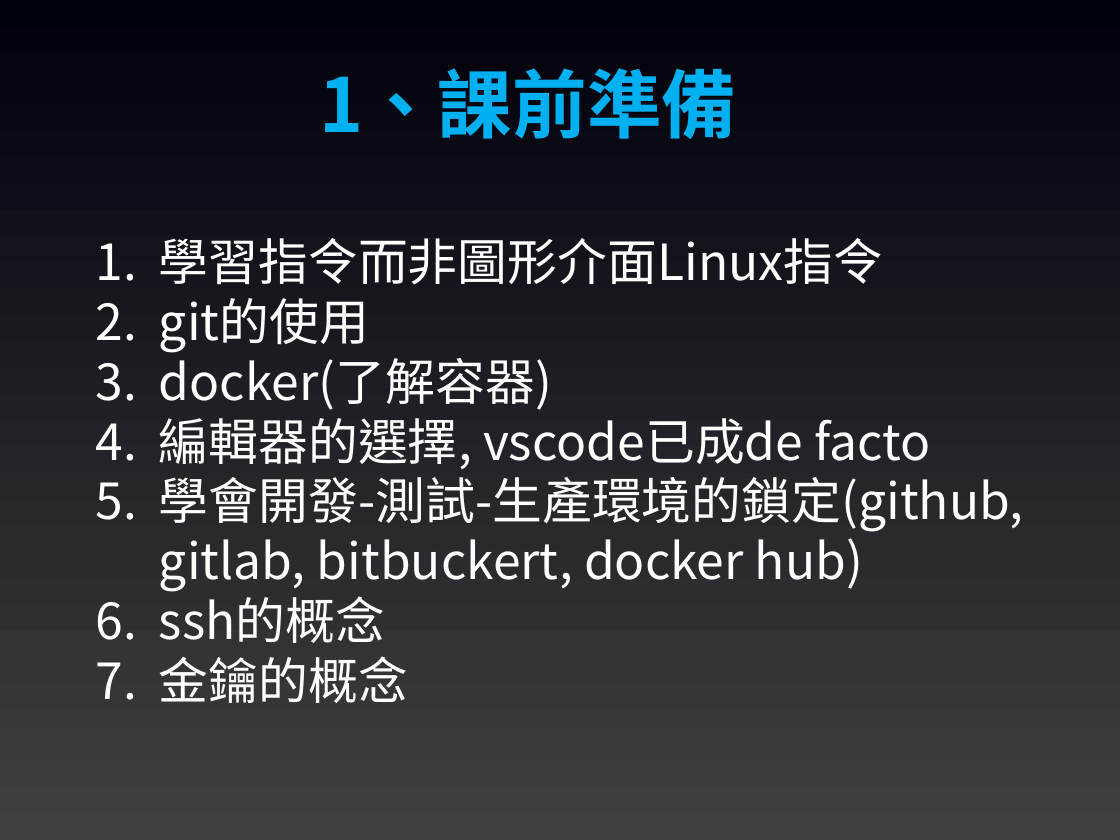
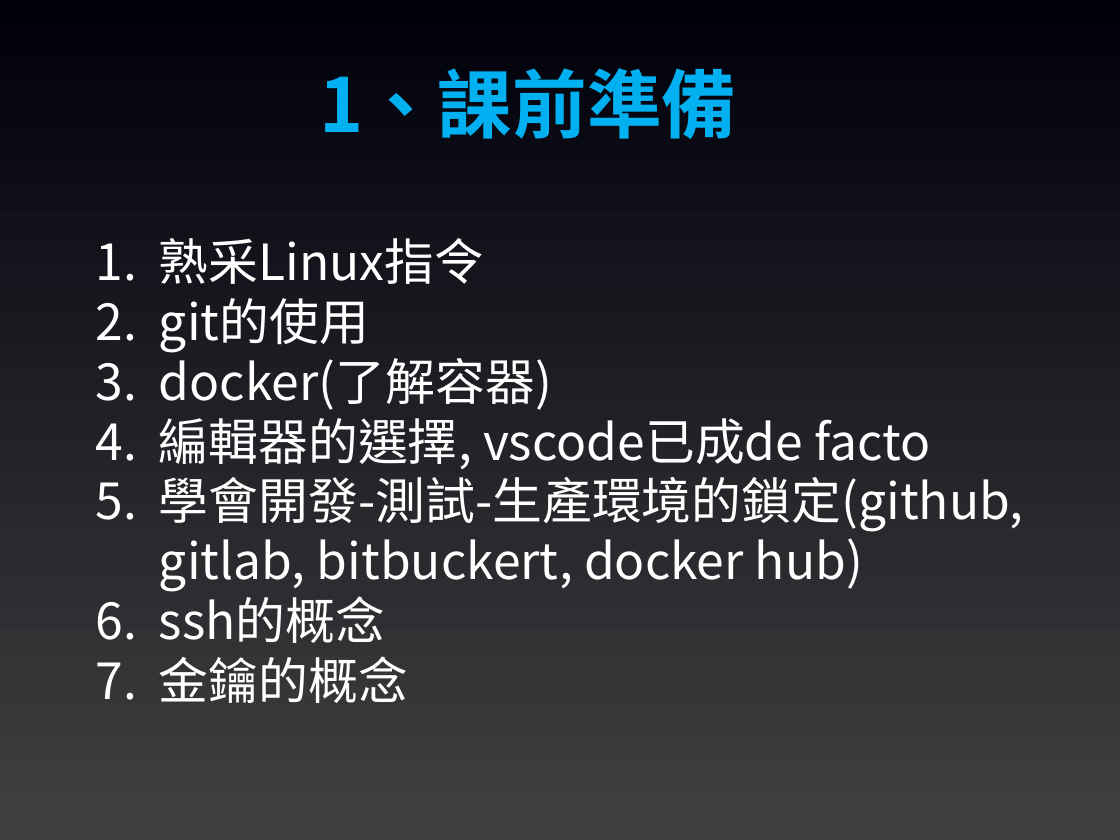
Before and after one commit to joshhu/sculinebot2024, a slide deck: slide 5 of Slides/課程大綱.pptx. Drawn at 1120x840 pixels with LibreOffice and Linux fonts; fonts in the diff are those of the drawing. Boxes give left, top, right and bottom in pixels: in the first picture for what was removed or moved away, otherwise in the second. Text is boxed around its words. In the diff, an @@ line names an element or a change of style, - is before the commit and + after.

Commit message:
new slides

```diff
--- a/Slides/課程大綱.pptx
+++ b/Slides/課程大綱.pptx
@@ text at (x1=159, y1=238, x2=485, y2=284): text changed @@
-1. 學習指令而非圖形介面Linux指令
+1. 熟采Linux指令
```
Also in this commit, not shown: 2 other files.
